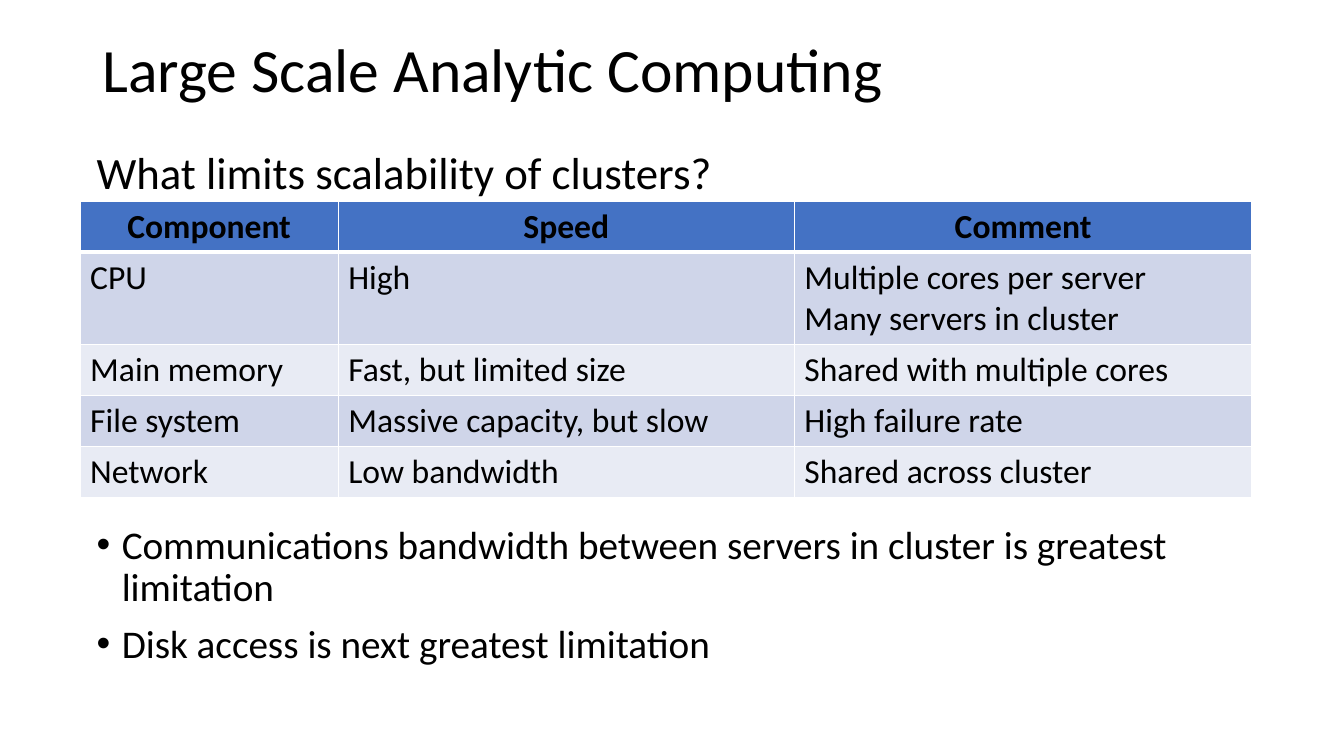
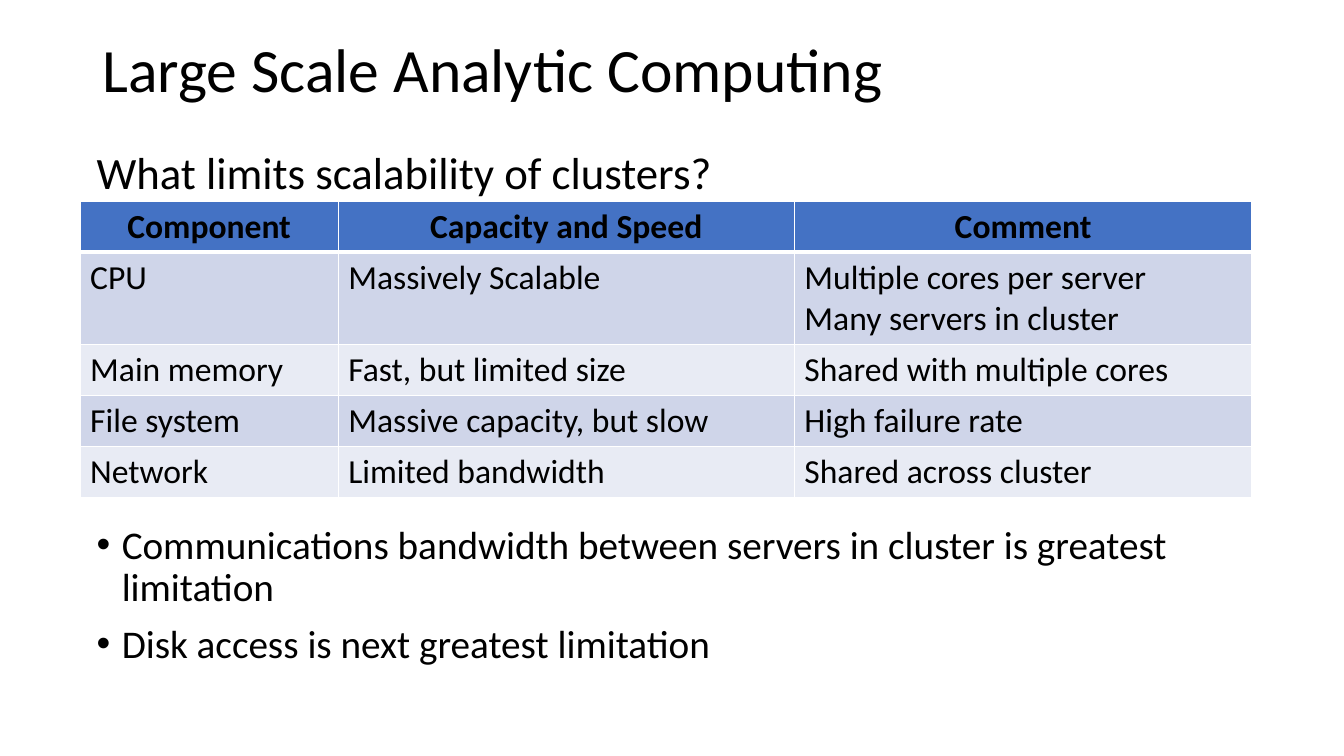
Before and after one commit to StephenElston/CSCI-E-108, a slide deck: slide 11 of slides/2_BigDataComputing.pptx. Drawn at 1344x756 pixels with LibreOffice and Linux fonts; fonts in the diff are those of the drawing. Boxes give left, top, right and bottom in pixels: in the first picture for what was removed or moved away, otherwise in the second. Text is boxed around its words. In the diff, an @@ line names an element or a change of style, - is before the commit and + after.

```diff
--- a/slides/2_BigDataComputing.pptx
+++ b/slides/2_BigDataComputing.pptx
@@ table at bbox=[80, 202, 1252, 494] @@
-row 1, column 2: Speed
+row 1, column 2: Capacity and Speed
-row 2, column 2: High
+row 2, column 2: Massively Scalable
-row 5, column 2: Low bandwidth
+row 5, column 2: Limited bandwidth
```
Also in this commit, not shown: 4 other slides changed.
